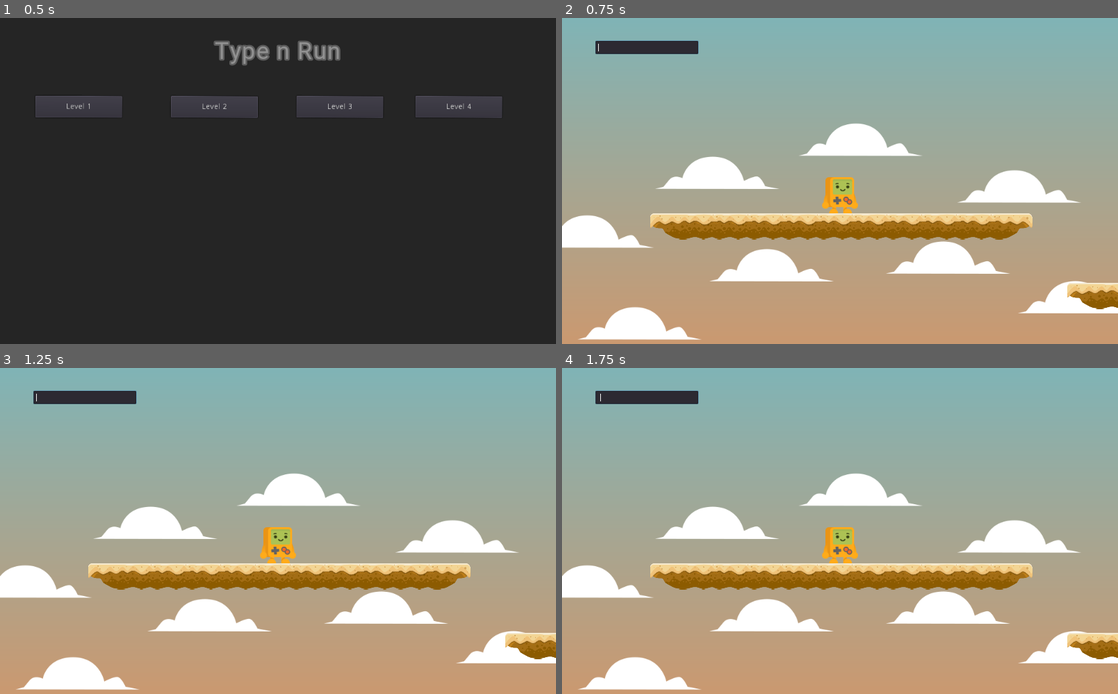
Above: before the commit, frames 1-4 (two rows, left to right).
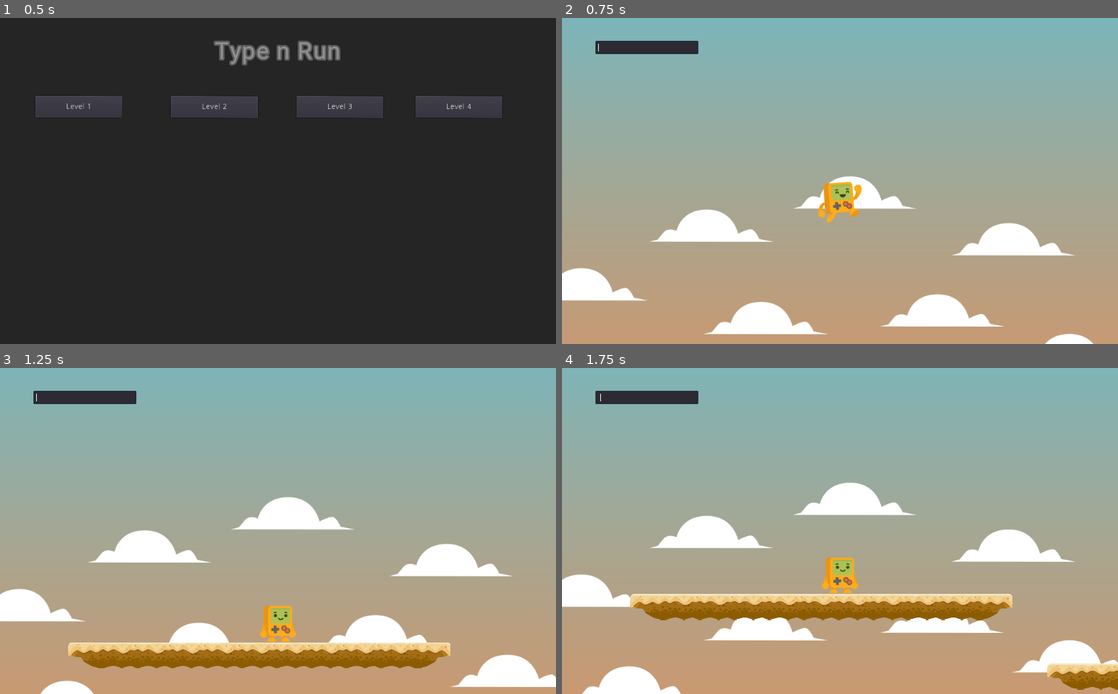
Above: after the commit, the same moments.

Repository: Hiebeler/Type-n-Run
Game: Godot game, scene res://scenes/menu.tscn
Two runs of this game, one before a commit and one after it. Both use one fixed random seed, a clock stepped at 60 frames per second and the inputs below.
Inputs:
- Up to frame 1 (0.5 s): no input
- Up to frame 2 (0.75 s): click "Level 2" at 0.5 s
- Up to frame 3 (1.25 s): no input
- Up to frame 4 (1.75 s): tap Space (jump) at 1.52 s

Frame 1 is identical in both runs. In frame 2, 20% of the frame differs, in the area x 0-100%, y 32-100%; in frame 3, 25%; in frame 4, 19%.

Commit message:
implement scene inheritance in levels

Diff:
--- /dev/null
+++ b/scenes/levels/Level.tscn
@@ -0,0 +1,10 @@
+[gd_scene load_steps=3 format=2]
+
+[ext_resource path="res://prefabs/CanvasLayer.tscn" type="PackedScene" id=1]
+[ext_resource path="res://prefabs/steve.tscn" type="PackedScene" id=2]
+
+[node name="Level" type="Node2D"]
+
+[node name="CanvasLayer" parent="." instance=ExtResource( 1 )]
+
+[node name="steve" parent="." instance=ExtResource( 2 )]
--- a/scenes/levels/level1.tscn
+++ b/scenes/levels/Level1.tscn
@@ -1,74 +1,68 @@
-[gd_scene load_steps=10 format=2]
+[gd_scene load_steps=9 format=2]
 
-[ext_resource path="res://assets/WorldTiles/WorldTileset.tres" type="TileSet" id=1]
-[ext_resource path="res://prefabs/CanvasLayer.tscn" type="PackedScene" id=2]
-[ext_resource path="res://prefabs/steve.tscn" type="PackedScene" id=3]
-[ext_resource path="res://assets/background/desert/bg_mountains.png" type="Texture" id=4]
-[ext_resource path="res://prefabs/Finish.tscn" type="PackedScene" id=5]
+[ext_resource path="res://scenes/levels/Level.tscn" type="PackedScene" id=1]
+[ext_resource path="res://assets/Tiles/desert/desertset.tres" type="TileSet" id=2]
+[ext_resource path="res://assets/background/desert/bg_mountains.png" type="Texture" id=3]
+[ext_resource path="res://assets/background/desert/bg_cloudlines.png" type="Texture" id=4]
+[ext_resource path="res://assets/WorldTiles/WorldTileset.tres" type="TileSet" id=5]
 [ext_resource path="res://assets/background/desert/bg_sky.png" type="Texture" id=6]
-[ext_resource path="res://assets/Tiles/desert/desertset.tres" type="TileSet" id=7]
+[ext_resource path="res://prefabs/Finish.tscn" type="PackedScene" id=7]
 [ext_resource path="res://assets/background/desert/bg_blue_mountains.png" type="Texture" id=8]
-[ext_resource path="res://assets/background/desert/bg_cloudlines.png" type="Texture" id=9]
 
-[node name="Level1" type="Node2D"]
+[node name="Node2D" instance=ExtResource( 1 )]
 
-[node name="steve" parent="." instance=ExtResource( 3 )]
-position = Vector2( 352, 165 )
-
-[node name="TileMap" type="TileMap" parent="."]
+[node name="TileMap" type="TileMap" parent="." index="2"]
 position = Vector2( 1, 0 )
-tile_set = ExtResource( 1 )
+tile_set = ExtResource( 5 )
 format = 1
 tile_data = PoolIntArray( -131044, -1073741822, 0, -131043, 0, 0, -131042, 0, 0, -131041, 1610612736, 0, -131040, 16106 …(4624 unchanged characters)…
 
-[node name="CanvasLayer" parent="." instance=ExtResource( 2 )]
-
-[node name="Finish" parent="." instance=ExtResource( 5 )]
+[node name="Finish" parent="." index="3" instance=ExtResource( 7 )]
 position = Vector2( 1721, 4 )
 
-[node name="ParallaxBackground" type="ParallaxBackground" parent="."]
+[node name="ParallaxBackground" type="ParallaxBackground" parent="." index="4"]
 
-[node name="ParallaxLayer2" type="ParallaxLayer" parent="ParallaxBackground"]
+[node name="ParallaxLayer2" type="ParallaxLayer" parent="ParallaxBackground" index="0"]
 motion_scale = Vector2( 0, 0 )
 motion_mirroring = Vector2( 1982, 2000 )
 
-[node name="Sprite" type="Sprite" parent="ParallaxBackground/ParallaxLayer2"]
+[node name="Sprite" type="Sprite" parent="ParallaxBackground/ParallaxLayer2" index="0"]
 texture = ExtResource( 6 )
 
-[node name="ParallaxLayer4" type="ParallaxLayer" parent="ParallaxBackground"]
+[node name="ParallaxLayer4" type="ParallaxLayer" parent="ParallaxBackground" index="1"]
 position = Vector2( 0, -100 )
 motion_scale = Vector2( 0.4, 0 )
 motion_mirroring = Vector2( 999.5, 2000 )
 
-[node name="Sprite" type="Sprite" parent="ParallaxBackground/ParallaxLayer4"]
+[node name="Sprite" type="Sprite" parent="ParallaxBackground/ParallaxLayer4" index="0"]
 scale = Vector2( 0.5, 0.5 )
 texture = ExtResource( 8 )
 centered = false
 
-[node name="ParallaxLayer5" type="ParallaxLayer" parent="ParallaxBackground"]
+[node name="ParallaxLayer5" type="ParallaxLayer" parent="ParallaxBackground" index="2"]
 position = Vector2( 0, -150 )
 motion_scale = Vector2( 0.5, 0 )
 motion_mirroring = Vector2( 600, 0 )
 
-[node name="Sprite" type="Sprite" parent="ParallaxBackground/ParallaxLayer5"]
+[node name="Sprite" type="Sprite" parent="ParallaxBackground/ParallaxLayer5" index="0"]
 scale = Vector2( 0.3, 0.3 )
-texture = ExtResource( 9 )
+texture = ExtResource( 4 )
 centered = false
 
-[node name="ParallaxLayer" type="ParallaxLayer" parent="ParallaxBackground"]
+[node name="ParallaxLayer" type="ParallaxLayer" parent="ParallaxBackground" index="3"]
 position = Vector2( -100, -300 )
 motion_scale = Vector2( 0.5, 0 )
 motion_mirroring = Vector2( 1254, 2000 )
 
-[node name="Sprite" type="Sprite" parent="ParallaxBackground/ParallaxLayer"]
+[node name="Sprite" type="Sprite" parent="ParallaxBackground/ParallaxLayer" index="0"]
 scale = Vector2( 0.5, 0.5 )
-texture = ExtResource( 4 )
+texture = ExtResource( 3 )
 centered = false
 
-[node name="TileMap2" type="TileMap" parent="."]
+[node name="TileMap2" type="TileMap" parent="." index="5"]
 position = Vector2( 1, 0 )
 scale = Vector2( 0.5, 0.5 )
-tile_set = ExtResource( 7 )
+tile_set = ExtResource( 2 )
 cell_size = Vector2( 128, 128 )
 format = 1
 tile_data = PoolIntArray( -65545, 4, 0, -65544, 4, 0, -65543, 4, 0, -65542, 4, 0, -65541, 4, 0, -65540, 4, 0, -65539, 4 …(4780 unchanged characters)…
--- /dev/null
+++ b/scenes/levels/Level2.tscn
@@ -0,0 +1,68 @@
+[gd_scene load_steps=7 format=2]
+
+[ext_resource path="res://scenes/levels/Level.tscn" type="PackedScene" id=1]
+[ext_resource path="res://assets/Tiles/desert/desertset.tres" type="TileSet" id=2]
+[ext_resource path="res://assets/background/desert/bg_cloud1.png" type="Texture" id=3]
+[ext_resource path="res://prefabs/FallDownDetection.tscn" type="PackedScene" id=4]
+[ext_resource path="res://assets/background/desert/bg_sky.png" type="Texture" id=5]
+[ext_resource path="res://prefabs/Finish.tscn" type="PackedScene" id=6]
+
+[node name="Level" instance=ExtResource( 1 )]
+
+[node name="Finish" parent="." index="2" instance=ExtResource( 6 )]
+position = Vector2( 530, 965 )
+
+[node name="FallDownDetection" parent="." index="3" instance=ExtResource( 4 )]
+position = Vector2( 171, 1993 )
+scale = Vector2( 2, 1 )
+
+[node name="ParallaxBackground" type="ParallaxBackground" parent="." index="4"]
+
+[node name="ParallaxLayer" type="ParallaxLayer" parent="ParallaxBackground" index="0"]
+motion_scale = Vector2( 1, 0.1 )
+
+[node name="Sprite" type="Sprite" parent="ParallaxBackground/ParallaxLayer" index="0"]
+position = Vector2( 0, -3 )
+texture = ExtResource( 5 )
+
+[node name="ParallaxLayer2" type="ParallaxLayer" parent="ParallaxBackground" index="1"]
+motion_scale = Vector2( 0.3, 0.3 )
+
+[node name="Sprite" type="Sprite" parent="ParallaxBackground/ParallaxLayer2" index="0"]
+position = Vector2( -227, 61 )
+texture = ExtResource( 3 )
+
+[node name="Sprite2" type="Sprite" parent="ParallaxBackground/ParallaxLayer2" index="1"]
+position = Vector2( 198, 217 )
+texture = ExtResource( 3 )
+
+[node name="Sprite3" type="Sprite" parent="ParallaxBackground/ParallaxLayer2" index="2"]
+position = Vector2( 329, 86 )
+texture = ExtResource( 3 )
+
+[node name="Sprite4" type="Sprite" parent="ParallaxBackground/ParallaxLayer2" index="3"]
+position = Vector2( -370, 338 )
+texture = ExtResource( 3 )
+
+[node name="Sprite5" type="Sprite" parent="ParallaxBackground/ParallaxLayer2" index="4"]
+position = Vector2( -127, 231 )
+texture = ExtResource( 3 )
+
+[node name="Sprite6" type="Sprite" parent="ParallaxBackground/ParallaxLayer2" index="5"]
+position = Vector2( -458, 169 )
+texture = ExtResource( 3 )
+
+[node name="Sprite7" type="Sprite" parent="ParallaxBackground/ParallaxLayer2" index="6"]
+position = Vector2( 37, 0 )
+texture = ExtResource( 3 )
+
+[node name="Sprite8" type="Sprite" parent="ParallaxBackground/ParallaxLayer2" index="7"]
+position = Vector2( 441, 290 )
+texture = ExtResource( 3 )
+
+[node name="TileMap" type="TileMap" parent="." index="5"]
+scale = Vector2( 0.5, 0.5 )
+tile_set = ExtResource( 2 )
+cell_size = Vector2( 128, 128 )
+format = 1
+tile_data = PoolIntArray( 458746, 13, 0, 458747, 14, 0, 458748, 14, 0, 458749, 14, 0, 458750, 14, 0, 458751, 14, 0, 393216, 14, 0, 393217, 14, 0, 393218, 14, 0, 393219, 14, 0, 393220, 15, 0, 524294, 13, 0, 524295, 14, 0, 524296, 14, 0, 524297, 14, 0, 524298, 14, 0, 524299, 14, 0, 524300, 14, 0, 524301, 14, 0, 524302, 15, 0, 720894, 13, 0, 720895, 14, 0, 655360, 14, 0, 655361, 14, 0, 655362, 14, 0, 655363, 14, 0, 655364, 15, 0, 786438, 13, 0, 786439, 14, 0, 786440, 14, 0, 786441, 14, 0, 786442, 15, 0, 917506, 13, 0, 917507, 14, 0, 917508, 15, 0, 1048582, 13, 0, 1048583, 14, 0, 1048584, 15, 0 )
--- a/scenes/levels/level3.tscn
+++ b/scenes/levels/Level3.tscn
@@ -1,24 +1,18 @@
-[gd_scene load_steps=5 format=2]
+[gd_scene load_steps=4 format=2]
 
-[ext_resource path="res://assets/Tiles/desert/desertset.tres" type="TileSet" id=1]
-[ext_resource path="res://prefabs/Finish.tscn" type="PackedScene" id=2]
-[ext_resource path="res://prefabs/CanvasLayer.tscn" type="PackedScene" id=3]
-[ext_resource path="res://prefabs/steve.tscn" type="PackedScene" id=4]
+[ext_resource path="res://scenes/levels/Level.tscn" type="PackedScene" id=1]
+[ext_resource path="res://assets/Tiles/desert/desertset.tres" type="TileSet" id=2]
+[ext_resource path="res://prefabs/Finish.tscn" type="PackedScene" id=3]
 
-[node name="level3" type="Node2D"]
+[node name="Level" instance=ExtResource( 1 )]
 
-[node name="CanvasLayer" parent="." instance=ExtResource( 3 )]
-
-[node name="steve" parent="." instance=ExtResource( 4 )]
-position = Vector2( -9, 116 )
-
-[node name="Finish" parent="." instance=ExtResource( 2 )]
+[node name="Finish" parent="." index="2" instance=ExtResource( 3 )]
 position = Vector2( 40, -93 )
 scale = Vector2( 0.5, 0.5 )
 
-[node name="TileMap2" type="TileMap" parent="."]
+[node name="TileMap2" type="TileMap" parent="." index="3"]
 scale = Vector2( 0.5, 0.5 )
-tile_set = ExtResource( 1 )
+tile_set = ExtResource( 2 )
 cell_size = Vector2( 128, 128 )
 format = 1
 tile_data = PoolIntArray( -327679, -1073741823, 0, -327678, -1610612732, 0, -327677, -1610612732, 0, -327676, -16106127 …(6557 unchanged characters)…
--- /dev/null
+++ b/scenes/levels/Level4.tscn
@@ -0,0 +1,5 @@
+[gd_scene load_steps=2 format=2]
+
+[ext_resource path="res://scenes/levels/Level.tscn" type="PackedScene" id=1]
+
+[node name="Level" instance=ExtResource( 1 )]
--- /dev/null
+++ b/scenes/levels/Level5.tscn
@@ -0,0 +1,5 @@
+[gd_scene load_steps=2 format=2]
+
+[ext_resource path="res://scenes/levels/Level.tscn" type="PackedScene" id=1]
+
+[node name="Level" instance=ExtResource( 1 )]
--- a/scenes/levels/level2.tscn
+++ /dev/null
@@ -1,74 +0,0 @@
-[gd_scene load_steps=8 format=2]
-
-[ext_resource path="res://assets/background/desert/bg_sky.png" type="Texture" id=1]
-[ext_resource path="res://prefabs/steve.tscn" type="PackedScene" id=2]
-[ext_resource path="res://assets/Tiles/desert/desertset.tres" type="TileSet" id=3]
-[ext_resource path="res://prefabs/CanvasLayer.tscn" type="PackedScene" id=4]
-[ext_resource path="res://prefabs/Finish.tscn" type="PackedScene" id=5]
-[ext_resource path="res://prefabs/FallDownDetection.tscn" type="PackedScene" id=6]
-[ext_resource path="res://assets/background/desert/bg_cloud1.png" type="Texture" id=7]
-
-[node name="level2" type="Node2D"]
-
-[node name="steve" parent="." instance=ExtResource( 2 )]
-position = Vector2( -34, 324 )
-
-[node name="CanvasLayer" parent="." instance=ExtResource( 4 )]
-
-[node name="Finish" parent="." instance=ExtResource( 5 )]
-position = Vector2( 530, 965 )
-
-[node name="FallDownDetection" parent="." instance=ExtResource( 6 )]
-position = Vector2( 171, 1993 )
-scale = Vector2( 2, 1 )
-
-[node name="ParallaxBackground" type="ParallaxBackground" parent="."]
-
-[node name="ParallaxLayer" type="ParallaxLayer" parent="ParallaxBackground"]
-motion_scale = Vector2( 1, 0.1 )
-
-[node name="Sprite" type="Sprite" parent="ParallaxBackground/ParallaxLayer"]
-position = Vector2( 0, -3 )
-texture = ExtResource( 1 )
-
-[node name="ParallaxLayer2" type="ParallaxLayer" parent="ParallaxBackground"]
-motion_scale = Vector2( 0.3, 0.3 )
-
-[node name="Sprite" type="Sprite" parent="ParallaxBackground/ParallaxLayer2"]
-position = Vector2( -227, 61 )
-texture = ExtResource( 7 )
-
-[node name="Sprite2" type="Sprite" parent="ParallaxBackground/ParallaxLayer2"]
-position = Vector2( 198, 217 )
-texture = ExtResource( 7 )
-
-[node name="Sprite3" type="Sprite" parent="ParallaxBackground/ParallaxLayer2"]
-position = Vector2( 329, 86 )
-texture = ExtResource( 7 )
-
-[node name="Sprite4" type="Sprite" parent="ParallaxBackground/ParallaxLayer2"]
-position = Vector2( -370, 338 )
-texture = ExtResource( 7 )
-
-[node name="Sprite5" type="Sprite" parent="ParallaxBackground/ParallaxLayer2"]
-position = Vector2( -127, 231 )
-texture = ExtResource( 7 )
-
-[node name="Sprite6" type="Sprite" parent="ParallaxBackground/ParallaxLayer2"]
-position = Vector2( -458, 169 )
-texture = ExtResource( 7 )
-
-[node name="Sprite7" type="Sprite" parent="ParallaxBackground/ParallaxLayer2"]
-position = Vector2( 37, 0 )
-texture = ExtResource( 7 )
-
-[node name="Sprite8" type="Sprite" parent="ParallaxBackground/ParallaxLayer2"]
-position = Vector2( 441, 290 )
-texture = ExtResource( 7 )
-
-[node name="TileMap" type="TileMap" parent="."]
-scale = Vector2( 0.5, 0.5 )
-tile_set = ExtResource( 3 )
-cell_size = Vector2( 128, 128 )
-format = 1
-tile_data = PoolIntArray( 458746, 13, 0, 458747, 14, 0, 458748, 14, 0, 458749, 14, 0, 458750, 14, 0, 458751, 14, 0, 393216, 14, 0, 393217, 14, 0, 393218, 14, 0, 393219, 14, 0, 393220, 15, 0, 524294, 13, 0, 524295, 14, 0, 524296, 14, 0, 524297, 14, 0, 524298, 14, 0, 524299, 14, 0, 524300, 14, 0, 524301, 14, 0, 524302, 15, 0, 720894, 13, 0, 720895, 14, 0, 655360, 14, 0, 655361, 14, 0, 655362, 14, 0, 655363, 14, 0, 655364, 15, 0, 786438, 13, 0, 786439, 14, 0, 786440, 14, 0, 786441, 14, 0, 786442, 15, 0, 917506, 13, 0, 917507, 14, 0, 917508, 15, 0, 1048582, 13, 0, 1048583, 14, 0, 1048584, 15, 0 )
--- a/scenes/levels/level4.tscn
+++ /dev/null
@@ -1,21 +0,0 @@
-[gd_scene load_steps=5 format=2]
-
-[ext_resource path="res://prefabs/CanvasLayer.tscn" type="PackedScene" id=1]
-[ext_resource path="res://assets/WorldTiles/WorldTileset.tres" type="TileSet" id=2]
-[ext_resource path="res://prefabs/Spring.tscn" type="PackedScene" id=3]
-[ext_resource path="res://prefabs/steve.tscn" type="PackedScene" id=4]
-
-[node name="level4" type="Node2D"]
-
-[node name="steve" parent="." instance=ExtResource( 4 )]
-position = Vector2( 30, 51 )
-
-[node name="CanvasLayer" parent="." instance=ExtResource( 1 )]
-
-[node name="TileMap" type="TileMap" parent="."]
-tile_set = ExtResource( 2 )
-format = 1
-tile_data = PoolIntArray( 262143, 2, 0, 196608, 2, 0, 196609, 2, 0, 196610, 2, 0, 196611, 2, 0, 196612, 2, 0, 196613, 2, 0, 196614, 2, 0, 196615, 2, 0 )
-
-[node name="Spring" parent="." instance=ExtResource( 3 )]
-position = Vector2( 406, 159 )
--- a/scripts/menu.gd
+++ b/scripts/menu.gd
@@ -1,4 +1,4 @@
 extends Control
 
 func startLevel(level):
-	Global.goto_scene("res://scenes/levels/level" + level + ".tscn")
+	Global.goto_scene("res://scenes/levels/Level" + level + ".tscn")
